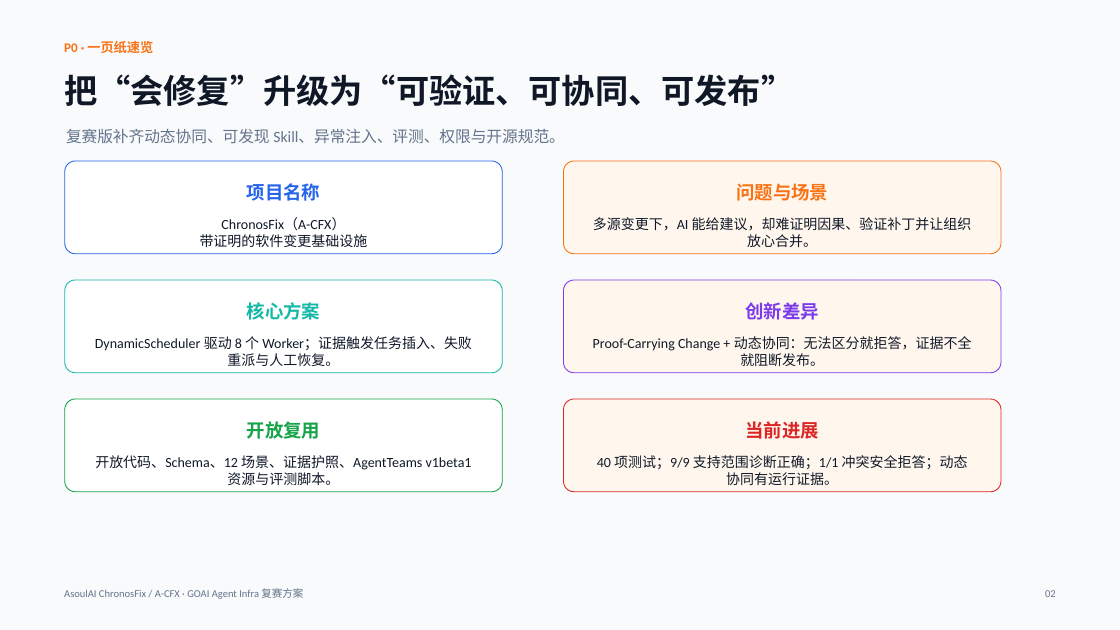
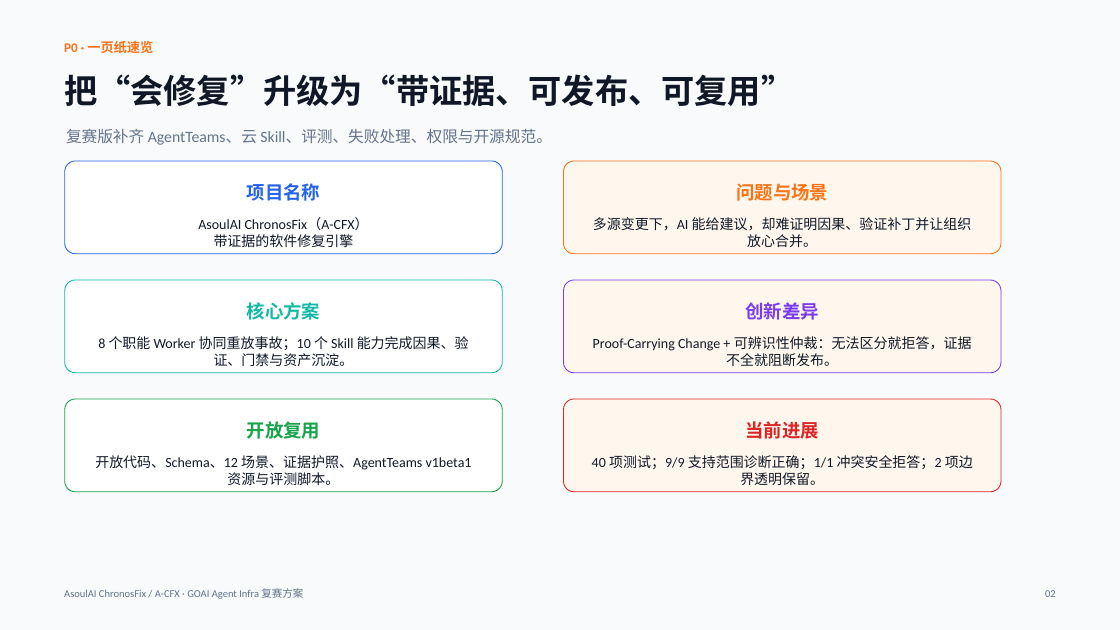
Before and after one commit to ASOUL-Official/asoulai-chronosfix, a slide deck: slide 2 of submission/ChronosFix_复赛方案.pptx. Drawn at 1120x630 pixels with LibreOffice and Linux fonts; fonts in the diff are those of the drawing. Boxes give left, top, right and bottom in pixels: in the first picture for what was removed or moved away, otherwise in the second. Text is boxed around its words. In the diff, an @@ line names an element or a change of style, - is before the commit and + after.

```diff
--- a/submission/ChronosFix_复赛方案.pptx
+++ b/submission/ChronosFix_复赛方案.pptx
@@ text at (64,74,794,106): text changed @@
-把“会修复”升级为“可验证、可协同、可发布”
+把“会修复”升级为“带证据、可发布、可复用”
@@ text at (66,129,552,145): text changed @@
-复赛版补齐动态协同、可发现 Skill、异常注入、评测、权限与开源规范。
+复赛版补齐 AgentTeams、云 Skill、评测、失败处理、权限与开源规范。
@@ text at (198,218,369,247): text changed @@
-ChronosFix（A-CFX）
-带证明的软件变更基础设施
+AsoulAI ChronosFix（A-CFX）
+带证据的软件修复引擎
@@ text at (98,336,469,366): text changed @@
-DynamicScheduler 驱动 8 个 Worker；证据触发任务插入、失败重派与人工恢复。
+8 个职能 Worker 协同重放事故；10 个 Skill 能力完成因果、验证、门禁与资产沉淀。
@@ text at (593,336,972,366): text changed @@
-Proof-Carrying Change + 动态协同：无法区分就拒答，证据不全就阻断发布。
+Proof-Carrying Change + 可辨识性仲裁：无法区分就拒答，证据不全就阻断发布。
@@ text at (592,455,973,485): text changed @@
-40 项测试；9/9 支持范围诊断正确；1/1 冲突安全拒答；动态协同有运行证据。
+40 项测试；9/9 支持范围诊断正确；1/1 冲突安全拒答；2 项边界透明保留。
```
Also in this commit, not shown: 11 other slides changed, 12 other files.
